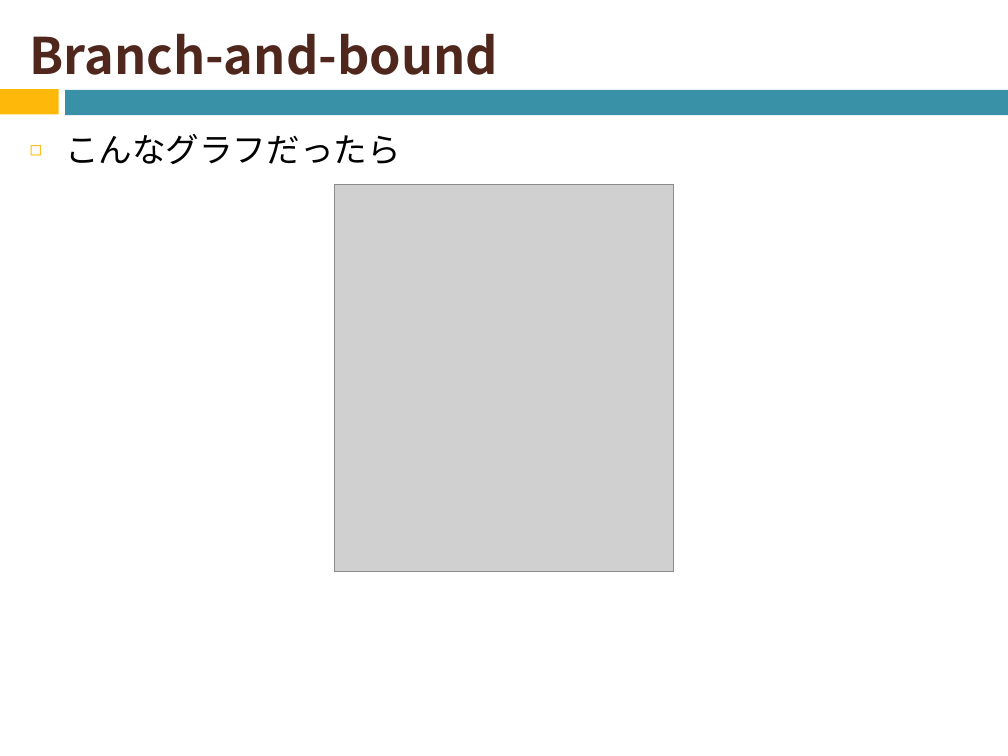
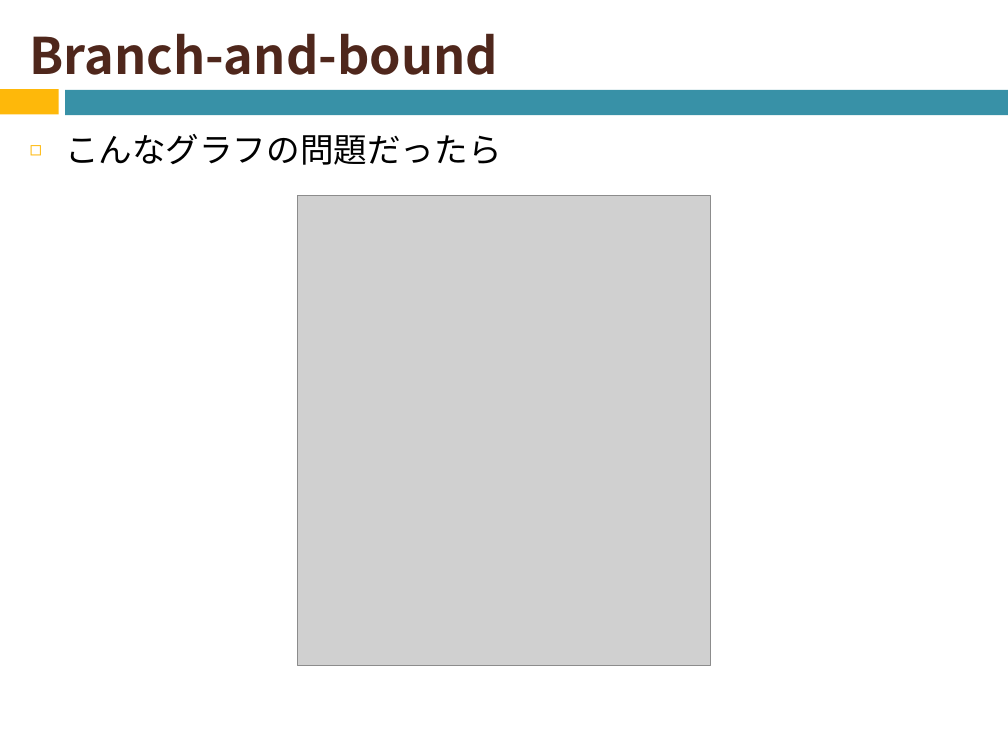
Before and after one commit to naruse-takamasa/seminar, a slide deck: slide 23 of CopingNPCompleteness.pptx (slide 22 before the commit). Drawn at 1008x756 pixels with LibreOffice and Linux fonts; fonts in the diff are those of the drawing; grey boxes stand for pictures. Boxes give left, top, right and bottom in pixels: in the first picture for what was removed or moved away, otherwise in the second. Text is boxed around its words. In the diff, an @@ line names an element or a change of style, - is before the commit and + after.

```diff
--- a/CopingNPCompleteness.pptx
+++ b/CopingNPCompleteness.pptx
@@ text at [65,134,502,165]: text changed @@
-◻ こんなグラフだったら
+◻ こんなグラフの問題だったら
@@ picture: place and size @@
-picture at [335,184,674,572]
+picture at [297,196,710,665]
```
Also in this commit, not shown: 3 other slides changed, 3 slides added.
